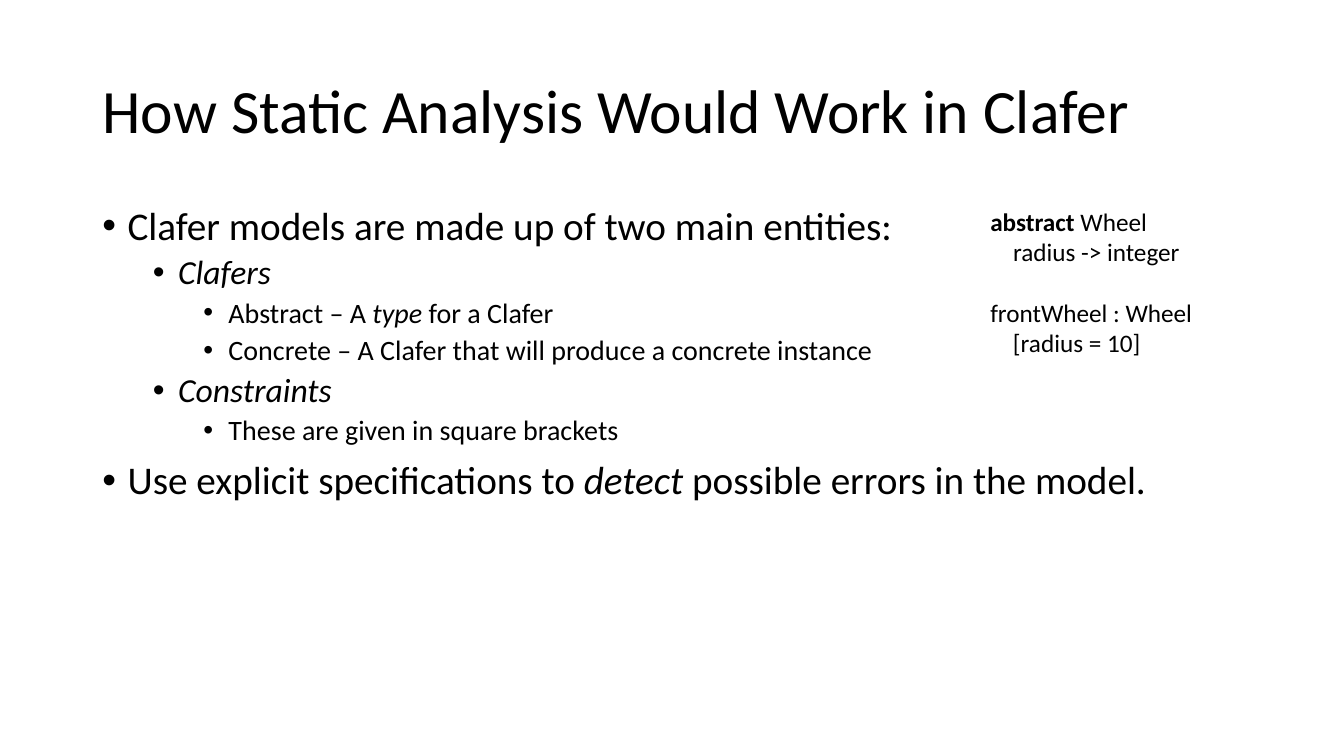
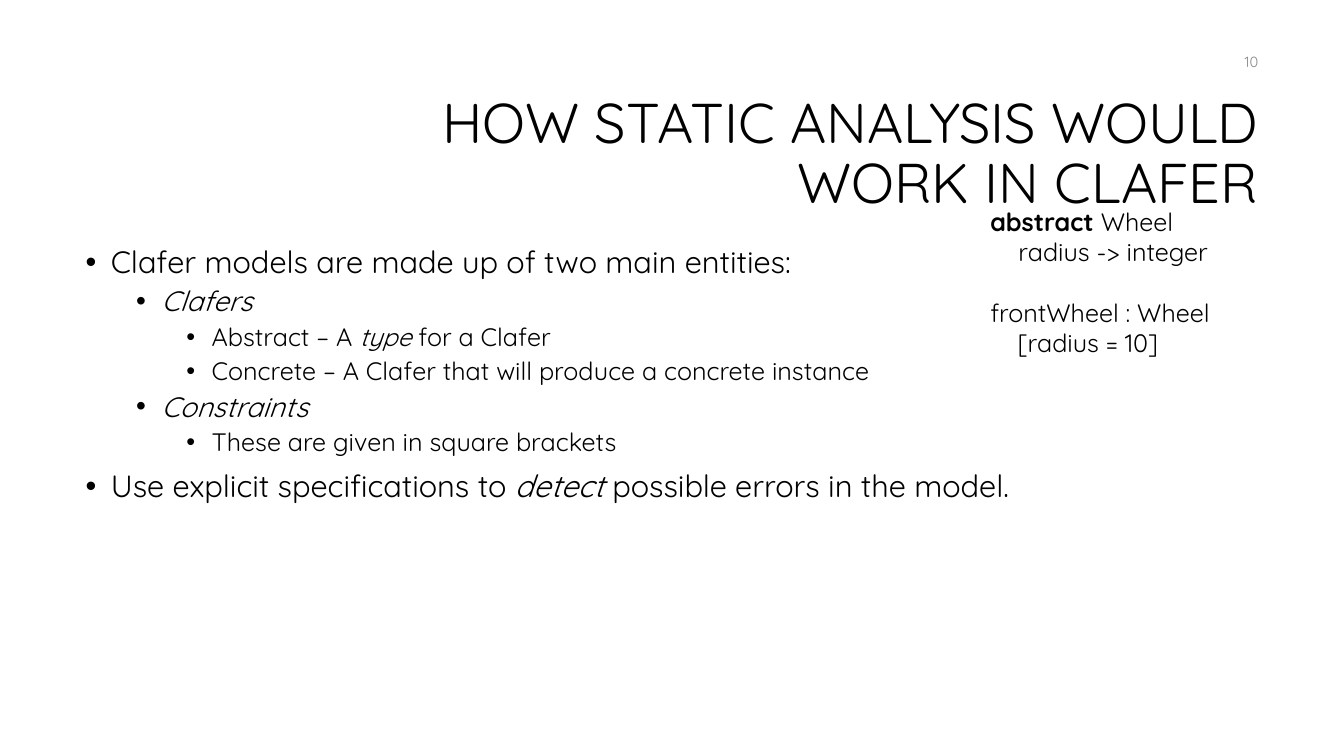
Before and after one commit to ross2jd/ECE654_Project, a slide deck: slide 10 of Presentation.pptx (slide 9 before the commit). Drawn at 1344x756 pixels with LibreOffice and Linux fonts; fonts in the diff are those of the drawing; background and template pictures are left out. Boxes give left, top, right and bottom in pixels: in the first picture for what was removed or moved away, otherwise in the second. Text is boxed around its words. In the diff, an @@ line names an element or a change of style, - is before the commit and + after.

```diff
--- a/Presentation.pptx
+++ b/Presentation.pptx
@@ page number added at (1245,56,1259,67), 10.5 pt, text #8C8C8C @@
+10
@@ title at (443,103,1258,219): text changed; size 44 to 40 pt; font Calibri to Quicksand @@
-How Static Analysis Would Work in Clafer
+HOW STATIC ANALYSIS WOULD WORK IN CLAFER
@@ text "abstract Wheel" at (990,212,1209,357): font Calibri to Quicksand @@
@@ text "Clafer models are made up ...": place and size @@
-text "Clafer models are made up ..." at (128,212,1146,501)
+text "Clafer models are made up ..." at (111,250,1009,503)
@@ text "Clafer models are made up ..." at (111,250,1009,503): size 28 to 22 pt in "Clafer models are made up of two ...", "Use explicit specifications to detect possible errors ..."; font Calibri to Quicksand; size 24 to 20 pt in "Clafers", "Constraints"; size 20 to 18 pt in "Abstract – A type for a Clafer", "Concrete – A Clafer that will produce ...", "These are given in square brackets" @@
```
Also in this commit, not shown: 16 other slides changed, 2 slides added, 1 slide removed, 5 other files.
